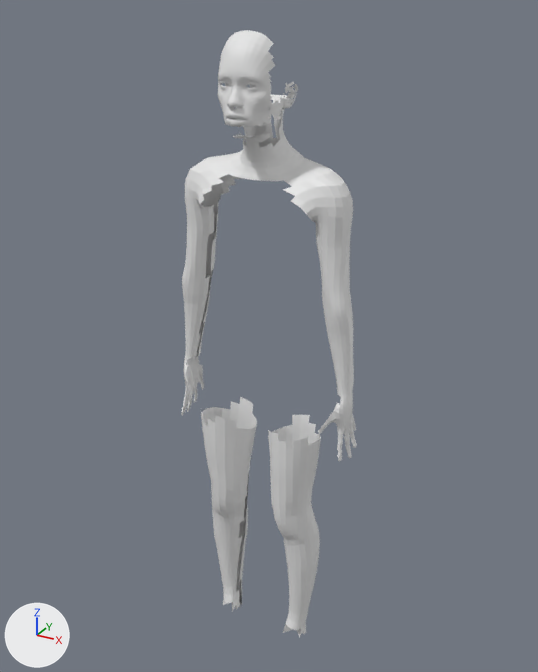
One commit to the FBX model ink/NC_Ink_Female_Skinny.fbx: the scene before it, then after it.
Before and after are seen from a camera (50 mm lens) standing at (19.92, -5.31, 6.03) and looking at (16.99, 0.02, 3.36). Every picture has the same lights, and +X, +Y and +Z are marked at lower left. The first picture is the older version.

The first picture shows 'Ink_Face', 'Ink_LeftHand', 'Ink_LeftLowerArm', 'Ink_LeftLowerLeg', 'Ink_LeftUpperArm', 'Ink_LeftUpperLeg', 'Ink_NeckHead', 'Ink_NeckUpperTorso', 'Ink_RightLowerArm', 'Ink_RightLowerLeg', 'Ink_RightUpperArm', 'Ink_RightUpperLeg' and 1 more.
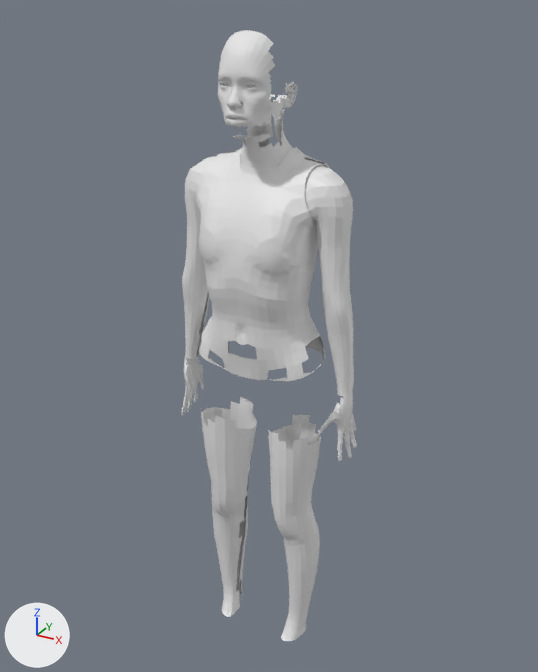
The change, as a diff of the scene's bpy script:
```diff
--- a/ink/NC_Ink_Female_Skinny.fbx.py
+++ b/ink/NC_Ink_Female_Skinny.fbx.py
@@ me_ink_neckuppertorso_014 @@
 # used by ob_ink_neckuppertorso; location = (17.0, 0.0, 0.0)
-me_ink_neckuppertorso_014.from_pydata(...)  # 321 vertices, 264 faces; spans x -0.685..0.685, y -0.336..0.218, z 4.512..5.049
+me_ink_neckuppertorso_014.from_pydata(...)  # 3282 vertices, 3558 faces; spans x -0.691..0.691, y -0.546..0.28, z 3.154..5.023
+# me_ink_neckuppertorso_014 part 2: a new loose piece of 3003 vertices spanning x -0.58..0.581, y -0.546..0.28, z 3.154..5.023
+# me_ink_neckuppertorso_014 part 3: 14 vertices moved from x -0.51..0.529, y -0.269..0.108, z 4.558..5.041 to x -0.506..0.516, y -0.321..0.113, z 4.567..4.992; 140 vertices removed from x -0.669..0.669, y -0.28..0.169, z 4.512..5.049; 98 vertices added at x -0.691..0.691, y -0.32..0.208, z 4.497..4.992
@@ me_ink_leftlowerleg_014 @@
 # used by ob_ink_leftlowerleg; location = (17.0, 0.0, 0.0)
-me_ink_leftlowerleg_014.from_pydata(...)  # 312 vertices, 306 faces; spans x 0.19..0.57, y -0.38..0.11, z 0.15..1.72
+me_ink_leftlowerleg_014.from_pydata(...)  # 334 vertices, 339 faces; spans x 0.19..0.57, y -0.38..0.11, z 0.23..1.7
+# me_ink_leftlowerleg_014 part 1: 4 vertices moved from x 0.37..0.45, y -0.04..0.03, z 0.22..0.24 to x 0.35..0.45, y -0.04..0.02, z 0.24..0.25; 19 vertices removed from x 0.27..0.48, y -0.19..0.04, z 0.15..0.25; 29 vertices added at x 0.28..0.47, y -0.31..0.03, z 0.23..0.27
+# other edits to the shape of me_ink_leftlowerleg_014 do not show in these pictures
```

Changed parts and their boxes (x1, y1, x2, y2) in the pictures (538 x 672 px; the box of a moved part takes in the faces that stretch with it):
'Ink_NeckUpperTorso', reshaped (201% taller): before (190, 142, 344, 219); after (189, 147, 346, 381)
'Ink_LeftLowerLeg', reshaped: before (276, 516, 320, 637); after (275, 516, 320, 641)
part 1 of me_ink_leftlowerleg_014, moved or reshaped: before (283, 625, 306, 637); after (281, 625, 306, 641)
part 2 of me_ink_neckuppertorso_014, added: after (196, 147, 329, 381)
part 3 of me_ink_neckuppertorso_014, moved or reshaped (mostly hidden afterwards): before (193, 142, 321, 219); after (189, 169, 346, 213)
